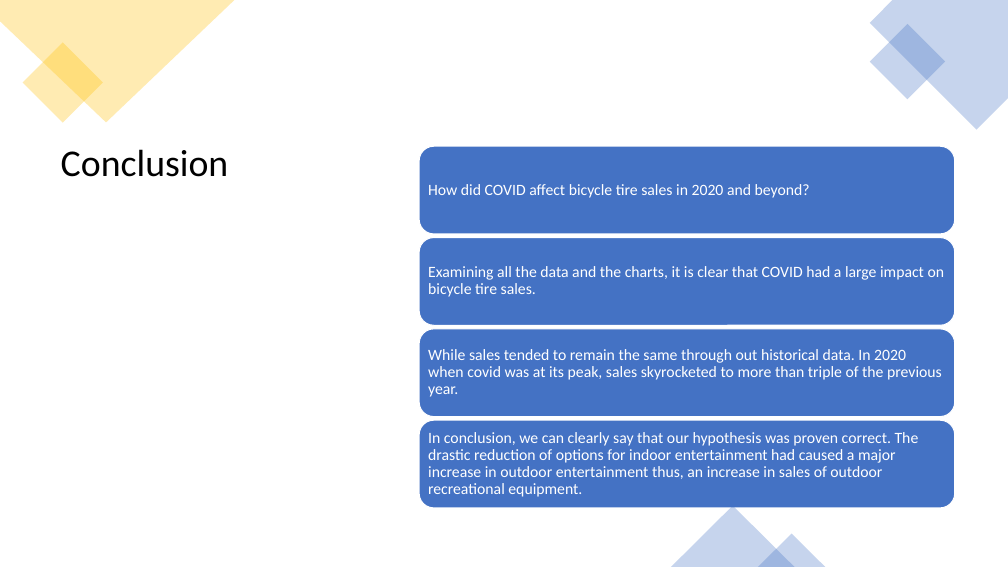
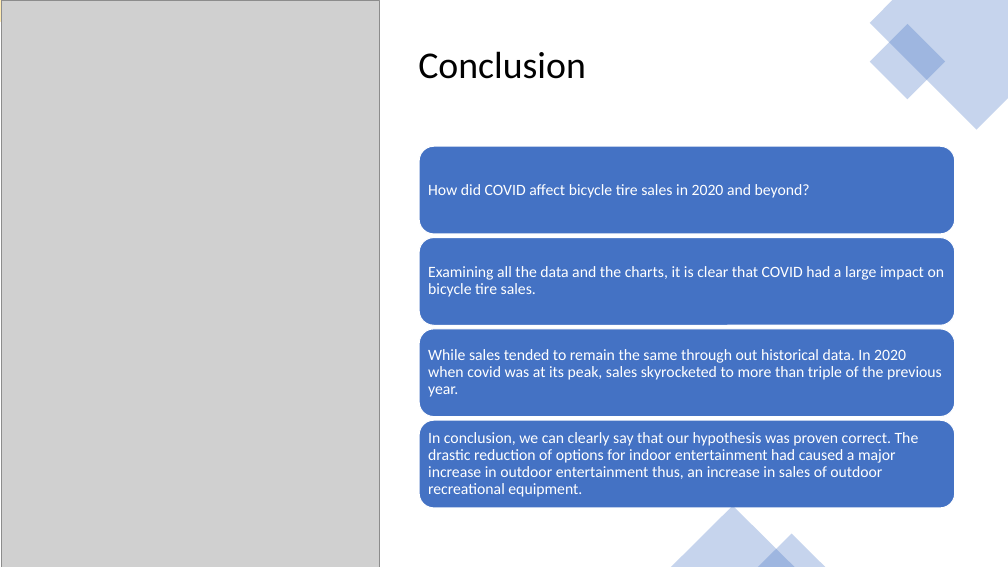
Before and after one commit to 2Delta/GT-Coding-Boot-Camp_Project-1, a slide deck: slide 12 of Project_power_point.pptx. Drawn at 1008x567 pixels with LibreOffice and Linux fonts; fonts in the diff are those of the drawing; grey boxes stand for pictures. Boxes give left, top, right and bottom in pixels: in the first picture for what was removed or moved away, otherwise in the second. Text is boxed around its words. In the diff, an @@ line names an element or a change of style, - is before the commit and + after.

```diff
--- a/Project_power_point.pptx
+++ b/Project_power_point.pptx
@@ picture added at (2,0,379,567) @@
@@ rectangle removed at (22,43,102,123) @@
@@ title "Conclusion": place and size @@
-title "Conclusion" at (61,149,229,177)
+title "Conclusion" at (418,51,586,79)
```
Also in this commit, not shown: 1 other slide changed.
